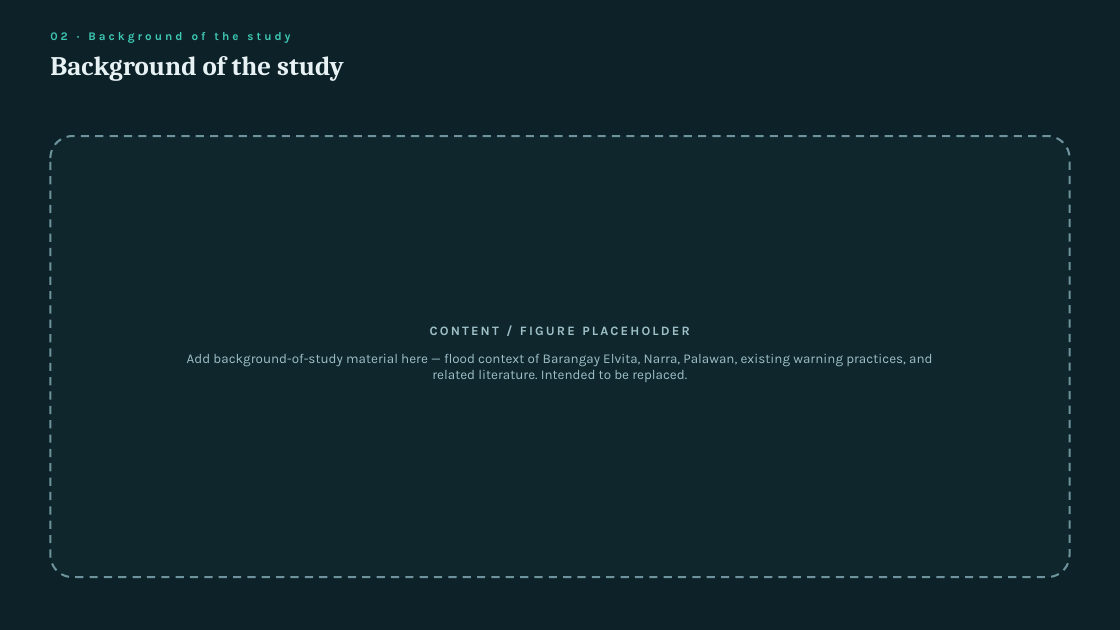
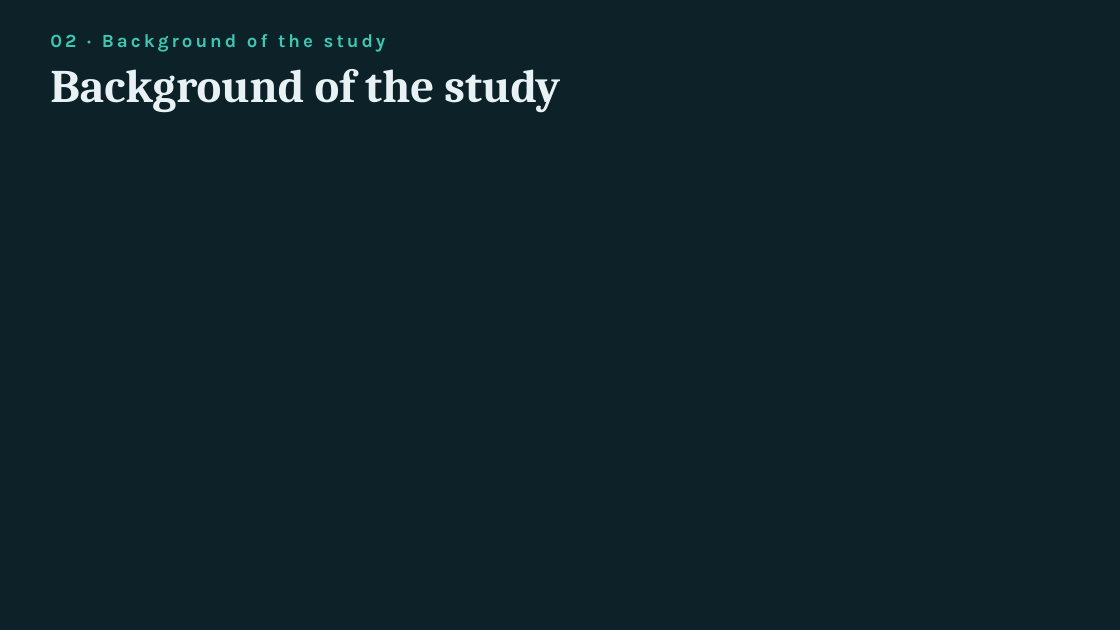
Before and after one commit to fr4pp3r/river-monitor, a slide deck: slide 2 of presentation/FLAIRE Presentation.pptx. Drawn at 1120x630 pixels with LibreOffice and Linux fonts; fonts in the diff are those of the drawing. Boxes give left, top, right and bottom in pixels: in the first picture for what was removed or moved away, otherwise in the second. Text is boxed around its words. In the diff, an @@ line names an element or a change of style, - is before the commit and + after.

Commit message:
Update FLAIRE presentation
Refresh the FLAIRE presentation PowerPoint with the latest content and layout changes.

```diff
--- a/presentation/FLAIRE Presentation.pptx
+++ b/presentation/FLAIRE Presentation.pptx
@@ text "02 · Background of the ..." at [50,34,386,52]: size 10 to 16 pt @@
@@ text "Background of the study": place and size @@
-text "Background of the study" at [50,56,344,81]
+text "Background of the study" at [50,69,560,113]
@@ text "Background of the study" at [50,69,560,113]: size 23 to 40 pt @@
@@ rounded rectangle removed at [50,136,1070,577] @@
@@ text removed at [187,326,932,382] @@
-CONTENT / FIGURE PLACEHOLDER
-Add background-of-study material here — flood context of Barangay Elvita, Narra, Palawan, existing warning practices, and related literature. Intended to be replaced.
```
Also in this commit, not shown: 15 other slides changed, 8 slides added.
